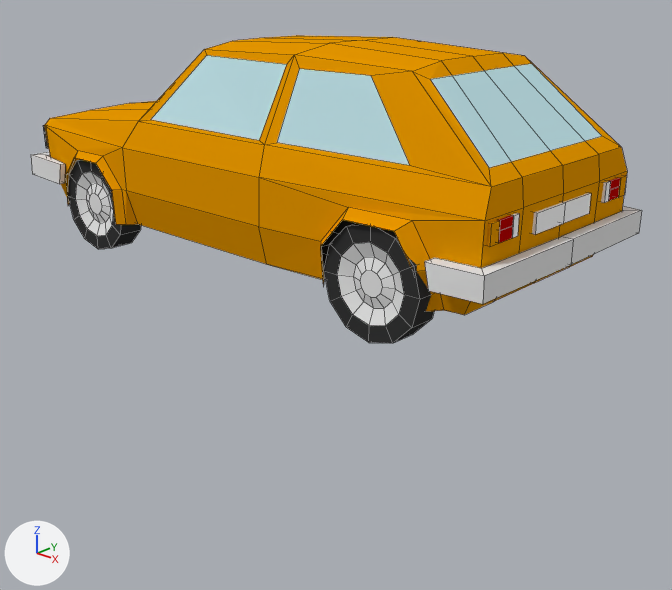
The Blender file just_drive/resources/justdrive.blend as it was, and as the next commit left it.
One viewpoint serves both versions: a 50 mm lens placed at (4.9, -3.17, 3.26), pointed at (-1.46, 3.72, -0.16). The axes (+X, +Y, +Z) are drawn at lower left. The lights are the same throughout. Mesh edges are drawn as thin lines.
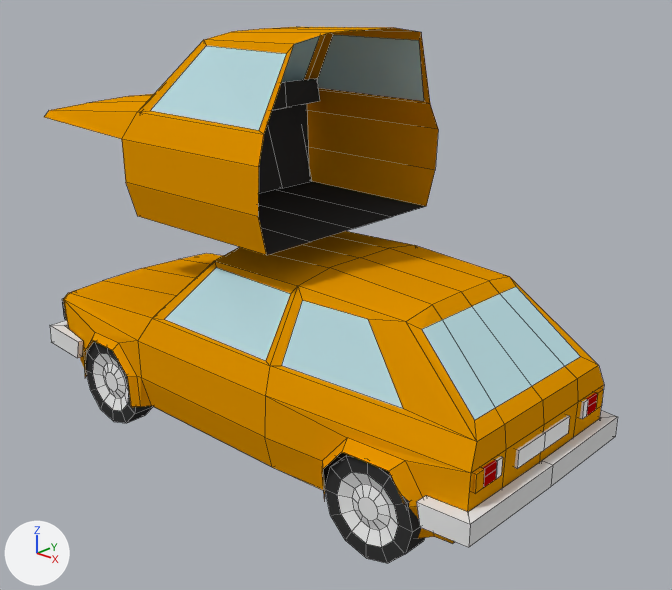
What changed in the scene script:
```text
Change me_cube:
    used by ob_vw; location = (-1.42, 3.61, 1.43); rotation_euler = (0.0, 0.0, -1.571), in degrees (0, 0, -90)
    remove me_cube.from_pydata(...)  # 187 vertices, 139 faces; spans x 0.0..1.39, y -3.59..2.73, z -0.85..1.09
    add me_cube.from_pydata(...)  # 195 vertices, 139 faces; spans x 0.0..1.39, y -3.59..2.73, z -0.85..1.09
    me_cube part 1
    5 faces are deleted
    8 vertices are added at x 0.0..1.2, y -3.2..2.4, z -0.85..-0.82
    5 new faces join them, mat_black (black #373737)
Add me_cube_001:
    me_cube_001.from_pydata(...)  # 60 vertices, 41 faces; spans x 0.0..1.31, y -3.42..0.4, z -0.46..1.47
    # faces by material slot: [17, 3, 21]
    me_cube_001.materials.append(mat_orange)  # orange #e79800
    me_cube_001.materials.append(mat_glass)  # cyan #bfe1e7
    me_cube_001.materials.append(mat_black)  # black #373737
Change ob_vw:
    ob_vw.location: (-1.42, 3.61, 1.43) -> (-1.42, 3.61, -0.71)
Add ob_cockpit:
    ob_cockpit = bpy.data.objects.new('cockpit', me_cube_001)
    ob_cockpit.location = (-1.42, 3.61, 1.13)
    ob_cockpit.rotation_euler = (0.0, 0.0, -1.571)  # degrees (0, 0, -90)
    _m = ob_cockpit.modifiers.new('Mirror', 'MIRROR')
    _m.use_clip = True
```

Location of each change, [x1, y1, x2, y2] in pixels of the pictures (672 x 590 px; the box of a moved part takes in the faces that stretch with it):
'vw', reshaped, moved (7% narrower, 13% taller)
    before: [31, 35, 642, 315]
    after: [50, 231, 618, 547]
'cockpit', added
    after: [44, 27, 438, 255]
    faces in mat_orange (orange #e79800): [44, 27, 438, 255]
    faces in mat_glass (cyan #bfe1e7): [150, 35, 424, 130]
    faces in mat_black (black #373737): [258, 78, 426, 255]
'Circle.001', moved
    before: [324, 223, 434, 343]
    after: [325, 455, 425, 563]
'Circle', moved
    before: [68, 160, 141, 249]
    after: [86, 341, 153, 423]
part 1 of me_cube, moved or reshaped
    before: [321, 245, 329, 279]
    after: [323, 452, 348, 486]
